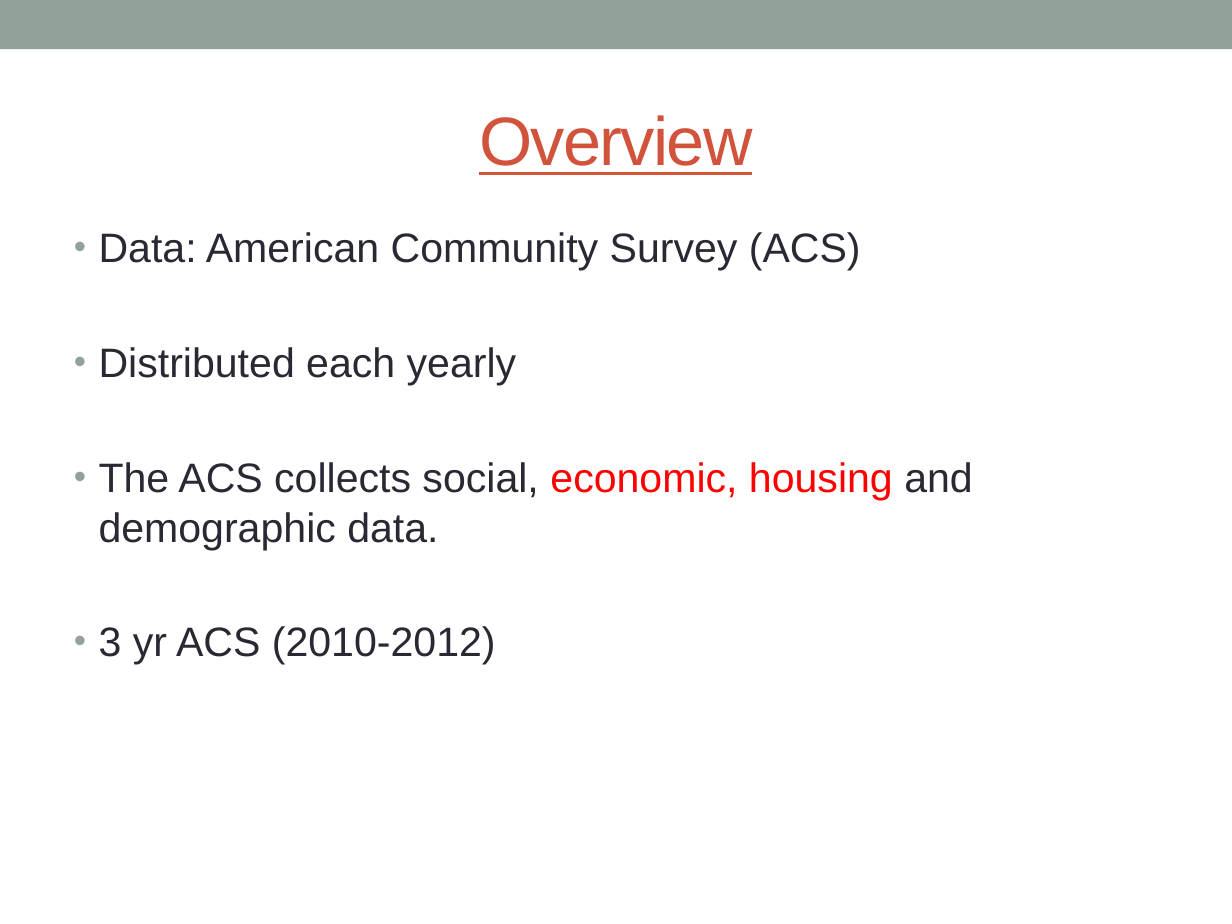
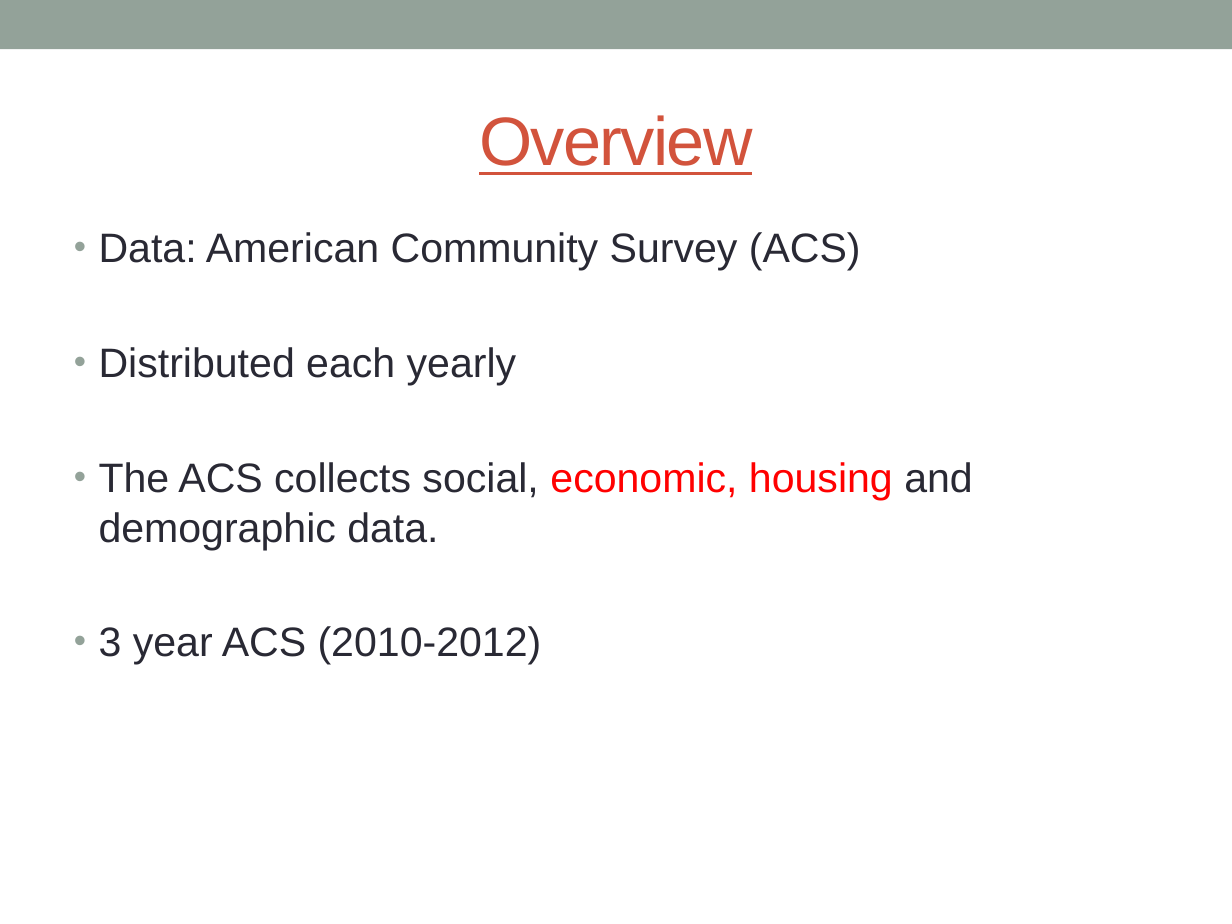
Before and after one commit to andy-olstad/599-POGS, a slide deck: slide 2 of Project 1 Powerpoint Jasmine Edit.pptx. Drawn at 1232x924 pixels with LibreOffice and Linux fonts; fonts in the diff are those of the drawing. Boxes give left, top, right and bottom in pixels: in the first picture for what was removed or moved away, otherwise in the second. Text is boxed around its words. In the diff, an @@ line names an element or a change of style, - is before the commit and + after.

```diff
--- a/Project 1 Powerpoint Jasmine Edit.pptx
+++ b/Project 1 Powerpoint Jasmine Edit.pptx
@@ text at [99, 626, 542, 665]: text changed @@
-• 3 yr ACS (2010-2012)
+• 3 year ACS (2010-2012)
```
Also in this commit, not shown: 7 other slides changed, 1 slide removed.
